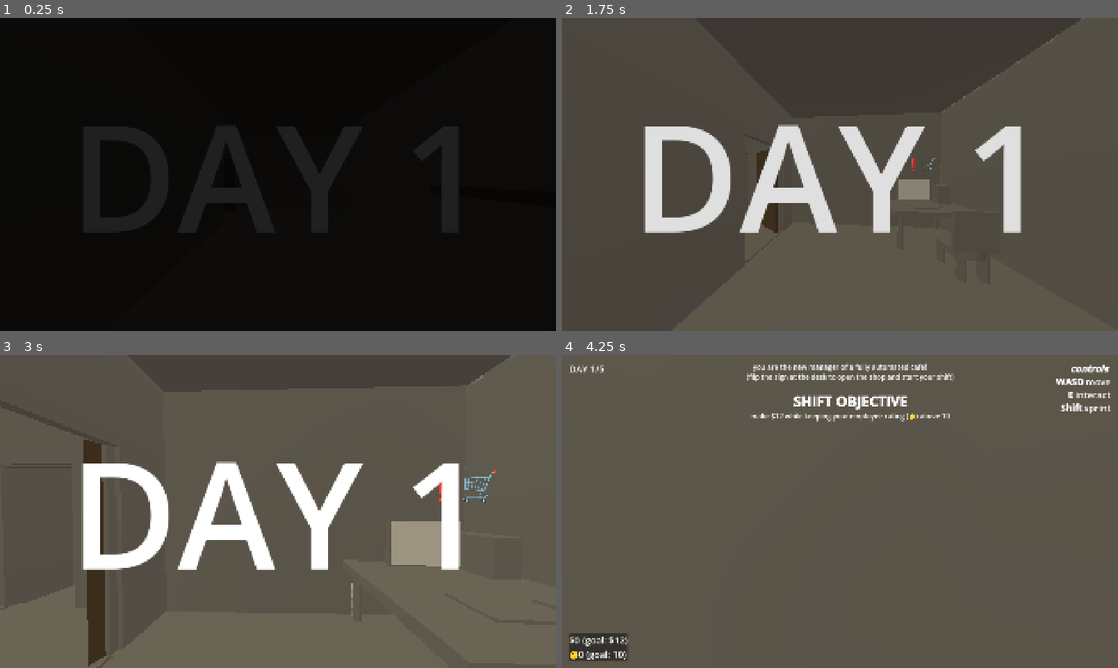
Above: before the commit, frames 1-4 (two rows, left to right).
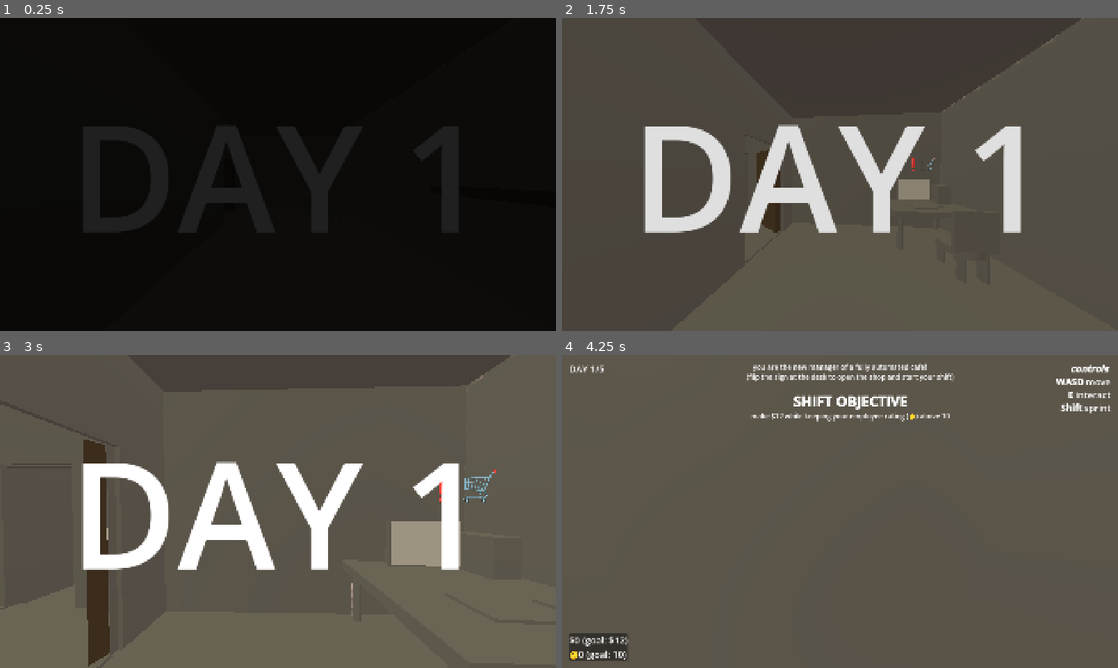
Above: after the commit, the same moments.

Repository: Sunday-Studio-Team/cafe
Game: Godot game, scene res://scene_switcher.tscn
The game is run twice, just before and just after one commit, with the same random seed, the same clock (stepped at 60 frames per second) and the same inputs. The engine's default icon, where the game draws it, is replaced by a stand-in: a white triangle on a blue panel in a dark square.
Inputs (mouse positions are in pixels of both pictures, inside the frame that each line leads up to):
- Up to frame 1 (0.25 s): no input
- Up to frame 2 (1.75 s): tap Enter at 0.5 s; move the mouse to (867, 174) at 0.52 s; hold E (interact) 0.53-1.28 s; hold W (move_forward) from 0.53 s (still down); move the mouse to (812, 174) at 1.27 s; tap Shift (sprint) at 1.35 s
- Up to frame 3 (3 s): keep holding W (move_forward); move the mouse to (289, 505) at 2.02 s; tap I at 2.1 s; move the mouse to (272, 517) at 2.77 s; tap E (interact) at 2.85 s
- Up to frame 4 (4.25 s): keep holding W (move_forward); move the mouse to (878, 514) at 3.52 s; hold Shift (sprint) from 3.53 s (still down)

The runs differ from the first frame. In frame 2, less than 0.1% of the frame differs, in the area x 38-40%, y 48-68%; in frame 3, 0.4%, in the area x 18-20%, y 28-96%; in frame 4, nothing differs.

Commit message:
Rebuild the layout

Diff:
--- a/godot/main.tscn
+++ b/godot/main.tscn
@@ -15,17 +15,17 @@
 [ext_resource type="AudioStream" uid="uid://b81yrkbyintns" path="res://audio/money.wav" id="7_5vw27"]
 [ext_resource type="Texture2D" uid="uid://bieg4r5p475q3" path="res://sprites/cctv.png" id="7_ycdy4"]
 [ext_resource type="AudioStream" uid="uid://dwjqoo54k3ixw" path="res://audio/points_gain.wav" id="8_4c57u"]
-[ext_resource type="Script" uid="uid://dpxjdxm2r1gkd" path="res://minigames/minigame_controller.gd" id="10_4c57u"]
+[ext_resource type="Script" uid="uid://dpxjdxm2r1gkd" path="res://Minigames/minigame_controller.gd" id="10_4c57u"]
 [ext_resource type="Script" uid="uid://cat432fvo260e" path="res://item_shelf.gd" id="10_82xsv"]
-[ext_resource type="PackedScene" uid="uid://b44y3xlpccms3" path="res://minigames/colors/colors_minigame.tscn" id="11_efxa6"]
+[ext_resource type="PackedScene" uid="uid://b44y3xlpccms3" path="res://Minigames/Colors/Colors_Minigame.tscn" id="11_efxa6"]
 [ext_resource type="PackedScene" uid="uid://bxnxtc8jiih51" path="res://items/shelf_item.tscn" id="11_getpj"]
 [ext_resource type="PackedScene" uid="uid://dltayqwtj31d1" path="res://ui/pause_menu.tscn" id="11_ycdy4"]
 [ext_resource type="PackedScene" uid="uid://ctyf8qliv65c4" path="res://security_cam.tscn" id="12_dg77c"]
 [ext_resource type="AudioStream" uid="uid://dqymj08g37g78" path="res://audio/time_low.mp3" id="14_yaehf"]
 [ext_resource type="PackedScene" uid="uid://1efsqsuvbkts" path="res://ui/pc/pc.tscn" id="20_82xsv"]
-[ext_resource type="PackedScene" uid="uid://bfyio22arllmm" path="res://minigames/typing/typing_minigame.tscn" id="20_d13ii"]
+[ext_resource type="PackedScene" uid="uid://bfyio22arllmm" path="res://Minigames/typing/typing_minigame.tscn" id="20_d13ii"]
 [ext_resource type="PackedScene" uid="uid://c1vvwndvemdbo" path="res://ui/shift_end_screen.tscn" id="21_getpj"]
-[ext_resource type="PackedScene" uid="uid://boy2yhnykffp7" path="res://minigames/ingredients_refill/ingredients_refill_minigame.tscn" id="23_lswn8"]
+[ext_resource type="PackedScene" uid="uid://boy2yhnykffp7" path="res://Minigames/ingredients_refill/ingredients_refill_minigame.tscn" id="23_lswn8"]
 
 [sub_resource type="WorldBoundaryShape3D" id="WorldBoundaryShape3D_2cqfq"]
 
@@ -177,24 +177,19 @@
 use_collision = true
 
 [node name="Room" type="CSGBox3D" parent="Building/BackRoom" unique_id=159442344]
-transform = Transform3D(1, 0, 0, 0, 1, 0, 0, 0, 1, 0, 1.5, 0)
+transform = Transform3D(1, 0, 0, 0, 1, 0, 0, 0, 1, -0.0021665096, 1.5, -0.003581047)
 size = Vector3(15, 3, 9)
 
 [node name="Void" type="CSGBox3D" parent="Building/BackRoom" unique_id=703396434]
-transform = Transform3D(1, 0, 0, 0, 1, 0, 0, 0, 1, 0, 1.5, 0.03203392)
-operation = 2
-size = Vector3(14.9, 2.9, 8.9)
+transform = Transform3D(1, 0, 0, 0, 1, 0, 0, 0, 1, 0.059960842, 1.5, 0.03203392)
+operation = 2
+size = Vector3(14.780078, 2.9, 8.9)
 
 [node name="Void2" type="CSGBox3D" parent="Building/BackRoom" unique_id=1398872124]
 transform = Transform3D(1, 0, 0, 0, 1, 0, 0, 0, 1, -1.5166847, 1.5, -4.4999995)
 operation = 2
 size = Vector3(12, 2.9, 0.2)
 material = SubResource("StandardMaterial3D_ig7tw")
-
-[node name="Door" type="CSGBox3D" parent="Building/BackRoom" unique_id=1245701505]
-transform = Transform3D(-4.371139e-08, 0, -1, 0, 1, 0, 1, 0, -4.371139e-08, -7.491553, 0.99999994, -1.5561385)
-operation = 2
-size = Vector3(1.5, 2, 0.1)
 
 [node name="LowWall" type="CSGBox3D" parent="Building/BackRoom" unique_id=2081912894]
 transform = Transform3D(-4.371139e-08, 0, 1, 0, 1, 0, -1, 0, -4.371139e-08, -1, 0.5, -4)
@@ -212,9 +207,9 @@
 size = Vector3(0.5, 1, 2)
 
 [node name="Door2" type="CSGBox3D" parent="Building/BackRoom" unique_id=608670982]
-transform = Transform3D(1, 0, 0, 0, 1, 0, 0, 0, 1, -4, 0.99999994, 4.5081425)
-operation = 2
-size = Vector3(1.5, 2, 0.1)
+transform = Transform3D(1, 0, 0, 0, 1, 0, 0, 0, 1, -4, 1.0267334, 4.5081425)
+operation = 2
+size = Vector3(1.5, 1.9465332, 0.1)
 
 [node name="Window" type="CSGBox3D" parent="Building/BackRoom" unique_id=692264008]
 transform = Transform3D(1, 0, 0, 0, 1, 0, 0, 0, 1, 4, 1.5, 4.6453276)
@@ -231,21 +226,62 @@
 operation = 2
 size = Vector3(1, 2, 1)
 
+[node name="Door3" type="CSGBox3D" parent="Building/BackRoom" unique_id=472395663]
+transform = Transform3D(-4.371139e-08, 0, 1, 0, 1, 0, -1, 0, -4.371139e-08, -7.42, 1.0324972, -1.5524068)
+operation = 2
+size = Vector3(1.5128174, 1.9741211, 0.18309326)
+
 [node name="BackRoom2" type="CSGCombiner3D" parent="Building" unique_id=2023654472]
-transform = Transform3D(-4.371139e-08, 0, -1, 0, 1, 0, 1, 0, -4.371139e-08, -9, 0, 3.0499997)
+transform = Transform3D(-2.716657e-08, 0, -1.3505564, 0, 1, 0, 0.6214987, 0, -5.9034694e-08, -17.073174, 0, 9.166435)
 use_collision = true
 
 [node name="Room" type="CSGBox3D" parent="Building/BackRoom2" unique_id=930105116]
-transform = Transform3D(1, 0, 0, 0, 1, 0, 0, 0, 1, 4.4546285, 1.5, 0)
+transform = Transform3D(1, 0, 7.1054274e-15, 0, 1, 0, 0, 0, 1, 4.454631, 1.5150642, 0)
 size = Vector3(24, 3, 9)
 
 [node name="Void" type="CSGBox3D" parent="Building/BackRoom2" unique_id=59185805]
-transform = Transform3D(1, 0, 0, 0, 1, 0, 0, 0, 1, 4.4058976, 1.5, -0.05000019)
-operation = 2
-size = Vector3(23.9, 2.9, 9)
+transform = Transform3D(1, 0, 7.1054274e-15, 0, 1, 0, 0, 0, 1, 4.410966, 1.488, -0.010000229)
+operation = 2
+size = Vector3(23.9, 2.9, 8.8)
+
+[node name="Block" type="CSGBox3D" parent="Building/BackRoom2" unique_id=128542569]
+transform = Transform3D(1, 0, 7.1054274e-15, 0, 1, 0, 0, 0, 1, 6, 1.5, 0)
+size = Vector3(8, 3, 3)
+
+[node name="Door" type="CSGBox3D" parent="Building/BackRoom2" unique_id=1392114957]
+transform = Transform3D(-7.033223e-08, 0, 1.6090138, 0, 1, 0, -0.7404356, 0, -3.236547e-08, -7.2451277, 1.461282, -2.7164936)
+operation = 2
+size = Vector3(2.8, 2.8, 1)
+
+[node name="Door1" type="CSGBox3D" parent="Building/BackRoom2" unique_id=1025100829]
+transform = Transform3D(-7.033223e-08, 0, -1.6090138, 0, 1, 0, 0.7404356, 0, -3.2365467e-08, 16.490223, 1.022, -2.8960018)
+operation = 2
+size = Vector3(1.5, 2, 0.19599609)
+
+[node name="PlayerArea" type="CSGCombiner3D" parent="Building" unique_id=1675860015]
+use_collision = true
+
+[node name="Room" type="CSGBox3D" parent="Building/PlayerArea" unique_id=313128441]
+transform = Transform3D(1, 0, 0, 0, 1, 0, 0, 0, 1, -10.002422, 1.5, 3.528595e-05)
+size = Vector3(10, 3, 9)
+
+[node name="Void" type="CSGBox3D" parent="Building/PlayerArea" unique_id=1337219708]
+transform = Transform3D(1, 0, 0, 0, 1, 0, 0, 0, 1, -10, 1.5, 0.038565636)
+operation = 2
+size = Vector3(9.8, 2.9, 8.8)
+
+[node name="Door1" type="CSGBox3D" parent="Building/PlayerArea" unique_id=1047761407]
+transform = Transform3D(1, 0, 0, 0, 1, 0, 0, 0, 1, -9.290892, 1.4621098, 4.52)
+operation = 2
+size = Vector3(3, 2.8, 1)
+
+[node name="Door2" type="CSGBox3D" parent="Building/PlayerArea" unique_id=1050075470]
+transform = Transform3D(1, 0, 0, 0, 1, 0, 0, 0, 1, -13.405, 1.462, 4.577)
+operation = 2
+size = Vector3(2.8, 2.8, 1)
 
 [node name="StoreRoom" type="CSGCombiner3D" parent="Building" unique_id=1595009912]
-transform = Transform3D(1, 0, 0, 0, 1, 0, 0, 0, 1, -5.010478, 0, 16.887238)
+transform = Transform3D(-4.371139e-08, 0, -1, 0, 1, 0, 1, 0, -4.371139e-08, -15.466366, 0, 21.9)
 use_collision = true
 
 [node name="Room" type="CSGBox3D" parent="Building/StoreRoom" unique_id=909590115]
@@ -288,12 +324,17 @@
 transform = Transform3D(-1, 0, -8.742278e-08, 0, 1, 0, 8.742278e-08, 0, -1, 1.0216227, 2.1822639, -3.5186043)
 mesh = SubResource("TextMesh_yaehf")
 
+[node name="Door2" type="CSGBox3D" parent="Building/StoreRoom" unique_id=1327153986]
+transform = Transform3D(-4.371139e-08, 0, -1, 0, 1, 0, 1, 0, -4.371139e-08, -2.4966755, 1.0222466, -2.3221855)
+operation = 2
+size = Vector3(1.5, 2, 0.1)
+
 [node name="BreakRoom" type="CSGCombiner3D" parent="Building" unique_id=868477188]
 use_collision = true
 
 [node name="Room" type="CSGBox3D" parent="Building/BreakRoom" unique_id=1478688247]
-transform = Transform3D(1, 0, 0, 0, 1, 0, 0, 0, 1, 9.4, 1.5, 7.5)
-size = Vector3(4, 3, 6)
+transform = Transform3D(1, 0, 0, 0, 1, 0, 0, 0, 1, 9.421728, 1.5, 7.5)
+size = Vector3(3.956543, 3, 6)
 
 [node name="Void" type="CSGBox3D" parent="Building/BreakRoom" unique_id=2135782914]
 transform = Transform3D(1, 0, 0, 0, 1, 0, 0, 0, 1, 9.4, 1.5, 7.5)
@@ -304,6 +345,62 @@
 transform = Transform3D(-4.371139e-08, 0, -1, 0, 1, 0, 1, 0, -4.371139e-08, 7.433789, 0.99999994, 5.5)
 operation = 2
 size = Vector3(1, 2, 0.1)
+
+[node name="PlayerArea2" type="CSGCombiner3D" parent="Building" unique_id=1319005563]
+use_collision = true
+
+[node name="Door4" type="CSGBox3D" parent="Building/PlayerArea2" unique_id=924059382]
+transform = Transform3D(-4.371139e-08, 0, -1, 0, 1, 0, 1, 0, -4.371139e-08, -2.497, 1.022, -2.322)
+operation = 2
+size = Vector3(1.5, 2, 0.1)
+
+[node name="PlayerAreaRoom" type="CSGBox3D" parent="Building/PlayerArea2" unique_id=551802680]
+transform = Transform3D(1, 0, 0, 0, 1, 0, 0, 0, 1, -6.0010147, 1.5074255, 14.441868)
+size = Vector3(12, 3, 20)
+
+[node name="Void" type="CSGBox3D" parent="Building/PlayerArea2" unique_id=1791740313]
+transform = Transform3D(1, 0, 0, 0, 1, 0, 0, 0, 1, -5.522608, 1.4797449, 19.05064)
+operation = 2
+size = Vector3(10.945215, 2.9, 10.5846195)
+
+[node name="Void2" type="CSGBox3D" parent="Building/PlayerArea2" unique_id=459332112]
+transform = Transform3D(1, 0, 0, 0, 1, 0, 0, 0, 1, -9.252643, 1.48, 9.403)
+operation = 2
+size = Vector3(3.4840314, 2.9, 9.065735)
+
+[node name="Void3" type="CSGBox3D" parent="Building/PlayerArea2" unique_id=1372727623]
+transform = Transform3D(1, 0, 0, 0, 1, 0, 0, 0, 1, -11.405, 1.48, 21.905)
+operation = 2
+size = Vector3(1.104, 2.9, 4.8838177)
+
+[node name="Door" type="CSGBox3D" parent="Building/PlayerArea2" unique_id=451154473]
+transform = Transform3D(-4.371139e-08, 0, -1, 0, 1, 0, 1, 0, -4.371139e-08, -11.973342, 0.97262037, 22.783974)
+operation = 2
+size = Vector3(1.5, 2, 0.1)
+
+[node name="Door1" type="CSGBox3D" parent="Building/PlayerArea2" unique_id=1743876238]
+transform = Transform3D(1, 0, 0, 0, 1, 0, 0, 0, 1, -9.476, 1.462, 4.52)
+operation = 2
+size = Vector3(3, 2.8711915, 1)
+
+[node name="Floor" type="CSGBox3D" parent="Building/PlayerArea2" unique_id=335017604]
+transform = Transform3D(1, 0, 0, 0, 1, 0, 0, 0, 1, -11.982046, 0.0004911572, 22.842596)
+size = Vector3(0.1, 0.1, 1.3861084)
+
+[node name="Void4" type="CSGBox3D" parent="Building/PlayerArea2" unique_id=2029704044]
+transform = Transform3D(1, 0, 0, 0, 1, 0, 0, 0, 1, -3.5426393, 1.5153809, 8.93906)
+operation = 2
+size = Vector3(7.6854324, 2.9692383, 8.974151)
+
+[node name="Door3" type="CSGBox3D" parent="Building/PlayerArea2" unique_id=1617572776]
+transform = Transform3D(1, 0, 0, 0, 1, 0, 0, 0, 1, -4, 1.0146484, 13.565226)
+operation = 2
+size = Vector3(1.5, 1.9707031, 0.565625)
+
+[node name="Door2" type="CSGBox3D" parent="Building/PlayerArea2" unique_id=1245701505]
+transform = Transform3D(-4.371139e-08, 0, -1, 0, 1, 0, 1, 0, -4.371139e-08, -7.42049, 1.0249023, 7.3938613)
+operation = 2
+size = Vector3(1.5, 1.9501953, 0.18309326)
 
 [node name="HallwayToCustomerArea" type="CSGCombiner3D" parent="Building" unique_id=1167004986]
 transform = Transform3D(1, 0, 0, 0, 1, 0, 0, 0, 1, 5, 0, 0)
Not shown, changed: godot/minigames/assets/blue_square.png.import
Not shown, changed: godot/minigames/assets/green_square.png.import
Not shown, changed: godot/minigames/assets/red_square.png.import
Not shown, changed: godot/minigames/assets/white_square.png.import
Not shown, changed: godot/minigames/assets/yellow_square.png.import
